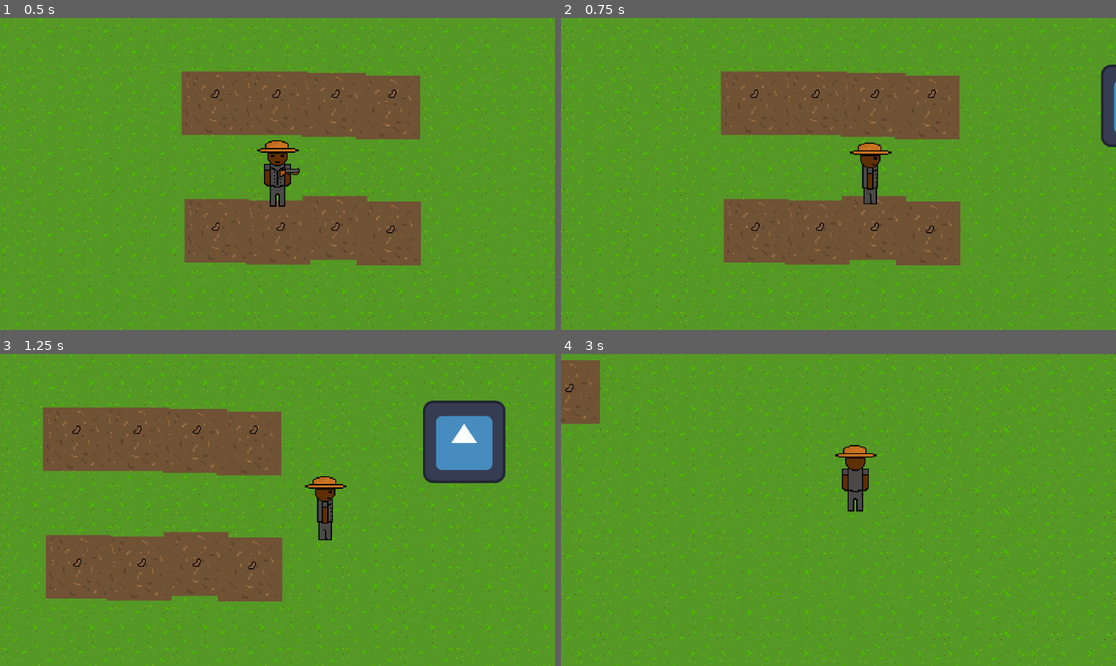
Above: before the commit, frames 1-4 (two rows, left to right).
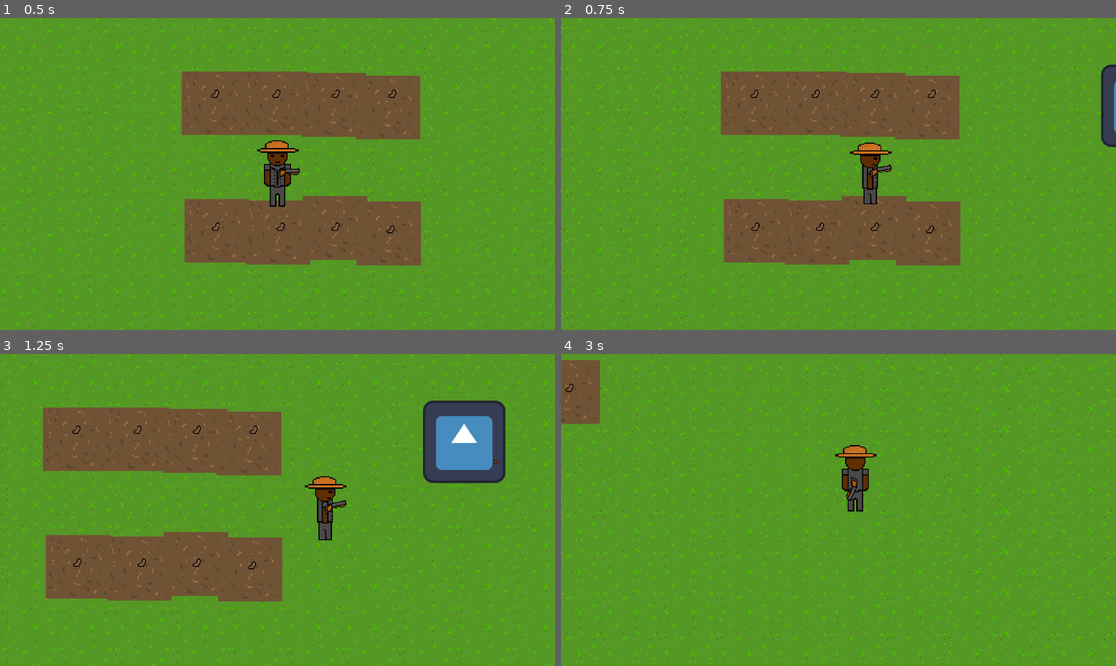
Above: after the commit, the same moments.

Repository: Joeredmile/FarmingDTG
Game: Godot game, scene res://scenes/level_1.tscn
Same seed, same stepped clock (60 frames per second), same inputs: the game is played once before the commit and once after it. The engine's default icon, where the game draws it, is replaced by a stand-in: a white triangle on a blue panel in a dark square.
Inputs (mouse positions are in pixels of both pictures, inside the frame that each line leads up to):
- Up to frame 1 (0.5 s): no input
- Up to frame 2 (0.75 s): move the mouse to (960, 158) at 0.52 s; hold D (right) from 0.53 s (still down); hold 1 (hold_gun) from 0.53 s (still down)
- Up to frame 3 (1.25 s): keep holding D (right); keep holding 1 (hold_gun); click (399, 494) at 0.8 s
- Up to frame 4 (3 s): move the mouse to (727, 525) at 1.27 s; release D (right) at 1.28 s; release 1 (hold_gun) at 1.28 s; hold S (down) 1.28-2.03 s; click (727, 525) at 1.35 s; tap 2 (no_hold_gun, bound only after the commit) at 1.55 s; move the mouse to (894, 441) at 2.02 s; hold D (right) 2.03-2.78 s; hold 2 (no_hold_gun, bound only after the commit) 2.03-2.78 s; tap 1 (hold_gun) at 2.3, 2.85 s; move the mouse to (810, 572) at 2.77 s; hold W (up) from 2.78 s (still down)

Frame 1 is identical in both runs. In frame 2, less than 0.1% of the frame differs, in the area x 55-60%, y 46-52%; in frame 3, less than 0.1%, in the area x 58-90%, y 34-52%; in frame 4, less than 0.1%.
Error before the commit: Invalid access to property or key 'visible' on a base object of type 'null instance'. (res://scripts/player.gd:46)

Commit message:
made it so u can equip and unequip the gun

Diff:
--- a/farming-dtg/project.godot
+++ b/farming-dtg/project.godot
@@ -65,6 +65,11 @@
 "events": [Object(InputEventKey,"resource_local_to_scene":false,"resource_name":"","device":-1,"window_id":0,"alt_press …(192 unchanged characters)…
 ]
 }
+no_hold_gun={
+"deadzone": 0.2,
+"events": [Object(InputEventKey,"resource_local_to_scene":false,"resource_name":"","device":-1,"window_id":0,"alt_pressed":false,"shift_pressed":false,"ctrl_pressed":false,"meta_pressed":false,"pressed":false,"keycode":0,"physical_keycode":50,"key_label":0,"unicode":50,"location":0,"echo":false,"script":null)
+]
+}
 
 [physics]
 
--- a/farming-dtg/scenes/bullet.tscn
+++ b/farming-dtg/scenes/bullet.tscn
@@ -7,6 +7,7 @@
 radius = 3.0
 
 [node name="bullet" type="CharacterBody2D" unique_id=1902541933]
+z_index = 50
 script = ExtResource("1_y25gk")
 
 [node name="CollisionShape2D" type="CollisionShape2D" parent="." unique_id=158063134]
--- a/farming-dtg/scenes/gun.tscn
+++ b/farming-dtg/scenes/gun.tscn
@@ -10,8 +10,3 @@
 
 [node name="Marker2D" type="Marker2D" parent="." unique_id=1320324589]
 position = Vector2(25, -3)
-
-[node name="Timer" type="Timer" parent="." unique_id=1492979167]
-wait_time = 0.4
-
-[connection signal="timeout" from="Timer" to="." method="_on_timer_timeout"]
--- a/farming-dtg/scenes/player.tscn
+++ b/farming-dtg/scenes/player.tscn
@@ -274,3 +274,8 @@
 position_smoothing_enabled = true
 
 [node name="gun" parent="." unique_id=143656072 instance=ExtResource("3_qhqgy")]
+
+[node name="timer" type="Timer" parent="." unique_id=767222308]
+wait_time = 1.4549999999999998
+
+[connection signal="timeout" from="timer" to="." method="_on_timer_timeout"]
--- a/farming-dtg/scripts/gun.gd
+++ b/farming-dtg/scripts/gun.gd
@@ -1,7 +1,7 @@
 extends Sprite2D
 @onready var marker_2d: Marker2D = $Marker2D
 const BULLET = preload("res://scenes/bullet.tscn")
-@onready var timer: Timer = $Timer
+@onready var timer: Timer = $"../timer"
 
 func _input(event):
 	if event.is_action_pressed("hold_gun"):
@@ -20,8 +20,4 @@
 	var new_bullet = BULLET.instantiate()
 	new_bullet.position = marker_2d.global_position
 	new_bullet.target_position = (get_global_mouse_position() - marker_2d.global_position).normalized()
-	GlobalData.level_1.add_child(new_bullet)
-
-
-func _on_timer_timeout() -> void:
-	pass # Replace with function body.
+	GlobalData.get_tree().current_scene.add_child(new_bullet)
--- a/farming-dtg/scripts/player.gd
+++ b/farming-dtg/scripts/player.gd
@@ -1,10 +1,19 @@
 extends CharacterBody2D
 
+var shoot_cooldown = true
 var last_dir := Vector2.DOWN
 const SPEED = 300.0
 const JUMP_VELOCITY = -400.0
 var last_direction
+@onready var gun: Sprite2D = $gun
+@onready var timer: Timer = $timer
 @onready var animated_sprite_2d: AnimatedSprite2D = $AnimatedSprite2D
+const Gun = preload("uid://doiuxyiy42dpv")
+const GUN = preload("uid://bftosykhmaalc")
+
+
+func _ready() -> void:
+	set_process_unhandled_input(true)
 
 
 
@@ -20,9 +29,17 @@
 
 	play_animation(direction)
 
+
+#shooting gun and start timer for cooldown
 func _input(event: InputEvent) -> void:
-	if event.is_action_pressed("shoot"):
-		get_node("gun").shoot()
+	if shoot_cooldown:
+		if event.is_action_pressed("shoot"):
+			get_node("gun").shoot()
+			timer.start()
+			shoot_cooldown = false
+
+
+
 
 #animations
 func play_animation(dir: Vector2) -> void:
@@ -43,4 +60,11 @@
 
 func _unhandled_input(event):
 	if event.is_action_pressed("hold_gun"):
-		$ballsprite.visible = not $ballsprite.visible
+		$gun.show()
+	if event.is_action_pressed("no_hold_gun"):
+		$gun.hide()
+	else:
+		pass
+#shooting cooldown
+func _on_timer_timeout() -> void:
+	shoot_cooldown = true
